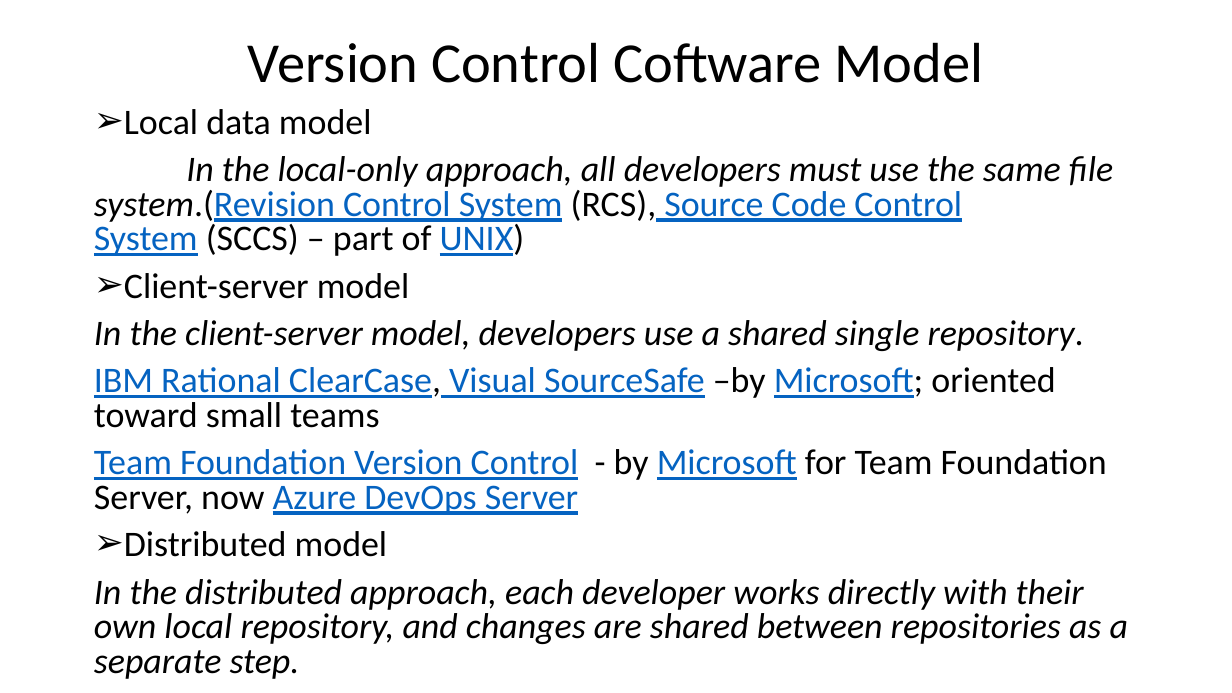
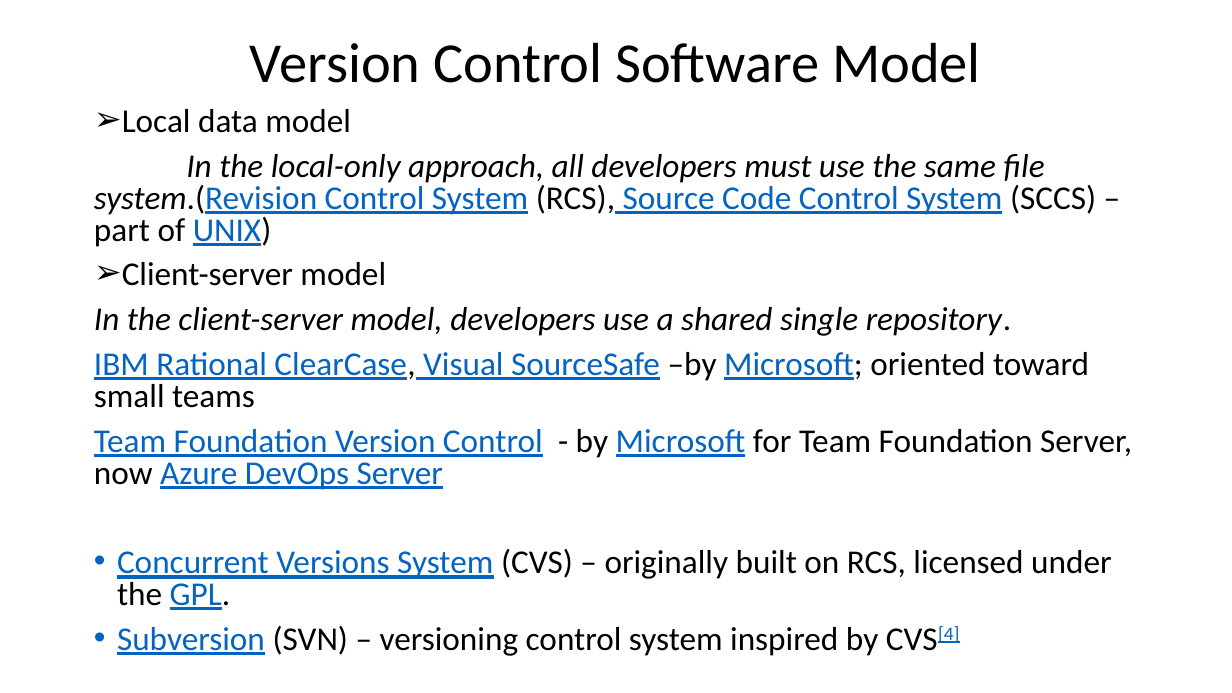
Before and after one commit to mhgulen/Dosyalar, a slide deck: slide 4 of Version Control Protocols.pptx. Drawn at 1232x693 pixels with LibreOffice and Linux fonts; fonts in the diff are those of the drawing. Boxes give left, top, right and bottom in pixels: in the first picture for what was removed or moved away, otherwise in the second. Text is boxed around its words. In the diff, an @@ line names an element or a change of style, - is before the commit and + after.

```diff
--- a/Version Control Protocols.pptx
+++ b/Version Control Protocols.pptx
@@ title at [250, 42, 981, 83]: text changed @@
-Version Control Coftware Model
+Version Control Software Model
@@ text at [94, 109, 1132, 490]: size 28 to 25.9 pt in "Local data model", "In the local-only approach, all developers must ...", "Client-server model", "In the client-server model, developers use a ..." and 2 more places @@
@@ text at [117, 549, 1111, 656]: text changed; size 28 to 25.9 pt; italic off @@
-➢ Distributed model
-In the distributed approach, each developer works directly with their own local repository, and changes are shared between repositories as a separate step.
+• Concurrent Versions System (CVS) – originally built on RCS, licensed under the GPL.
+• Subversion (SVN) – versioning control system inspired by CVS[4]
```
Also in this commit, not shown: 2 other slides changed, 2 slides added.
